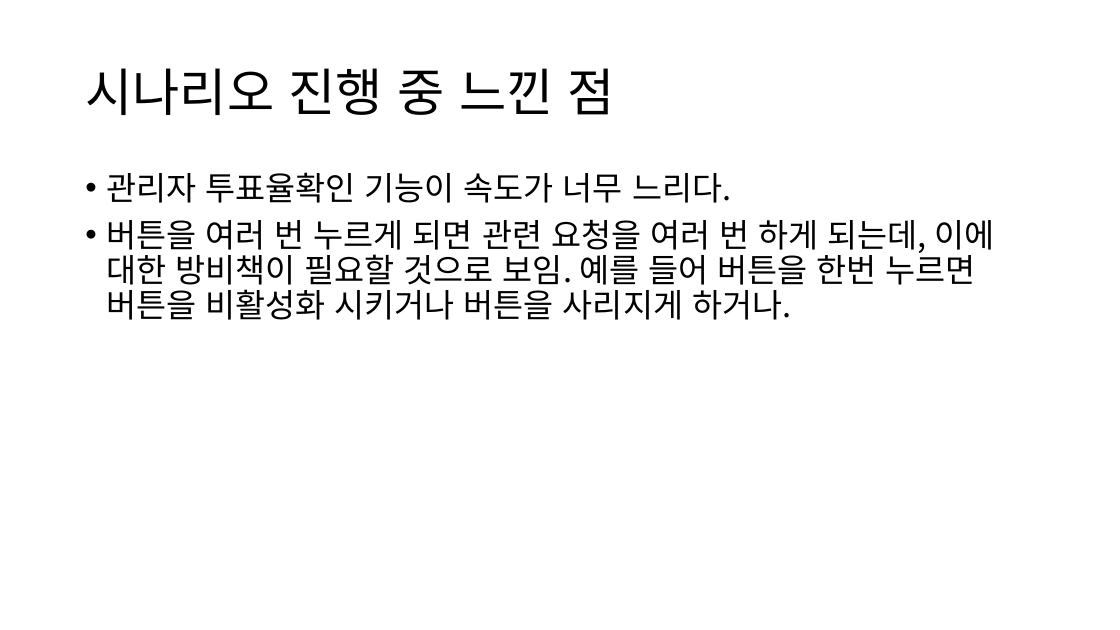
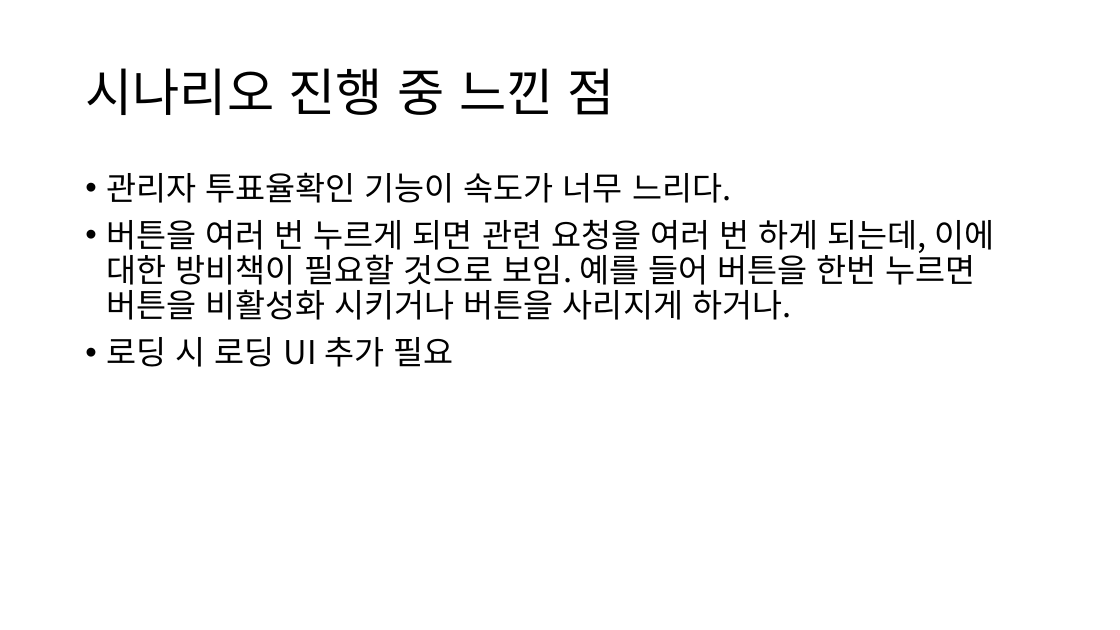
Before and after one commit to BL-UCKSS/evote-project, a slide deck: slide 65 of Document/Testcase/Testcase #1.pptx (slide 62 before the commit). Drawn at 1120x630 pixels with LibreOffice and Linux fonts; fonts in the diff are those of the drawing. Boxes give left, top, right and bottom in pixels: in the first picture for what was removed or moved away, otherwise in the second. Text is boxed around its words. In the diff, an @@ line names an element or a change of style, - is before the commit and + after.

```diff
--- a/Document/Testcase/Testcase #1.pptx
+++ b/Document/Testcase/Testcase #1.pptx
@@ text at (106,337,453,367): paragraph added @@
+• 로딩 시 로딩 UI 추가 필요
```
Also in this commit, not shown: 2 other slides changed, 3 slides added.
